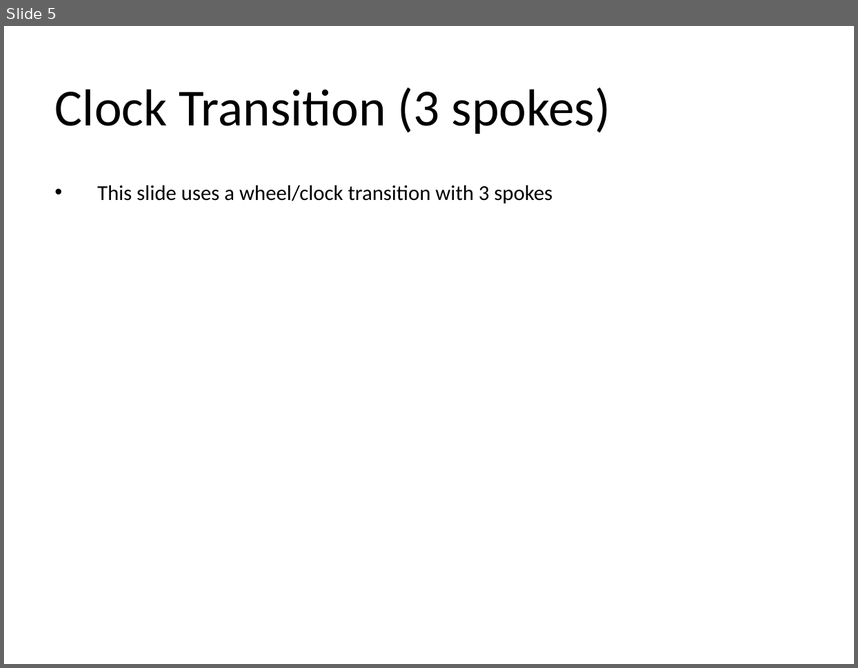
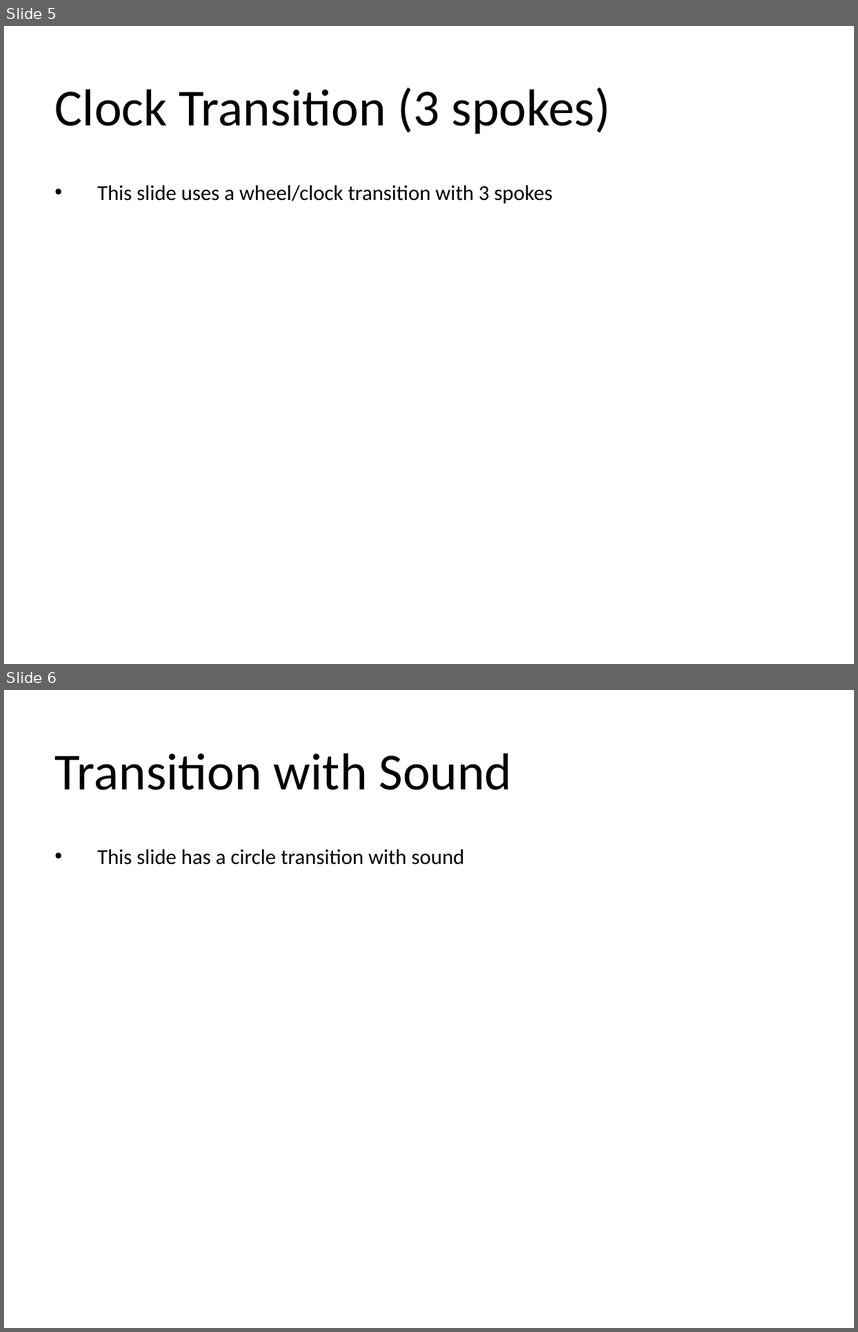
Before and after one commit to djinn-soul/gopptx, a slide deck: smoke_samples/14_transitions.pptx. Shown one above the other, each under a label of ours: slide 5 before the commit, slides 5 and 6 after it. The pictures are 858x668 and 858x1332 pixels, drawn with LibreOffice and Linux fonts; fonts in the diff are those of the drawing. Boxes give left, top, right and bottom in pixels: in the first picture for what was removed or moved away, otherwise in the second. Text is boxed around its words. In the diff, an @@ line names an element or a change of style, - is before the commit and + after.

```diff
--- a/smoke_samples/14_transitions.pptx
+++ b/smoke_samples/14_transitions.pptx
@@ slide 6 added at box(4, 690, 854, 1328), background #FFFFFF @@
@@ text added at box(55, 753, 513, 790), 44 pt, text #000000 @@
+Transition with Sound
@@ text added at box(97, 849, 465, 865), 18 pt, text #000000 @@
+• This slide has a circle transition with sound
```
Also in this commit, not shown: 28 other files.
